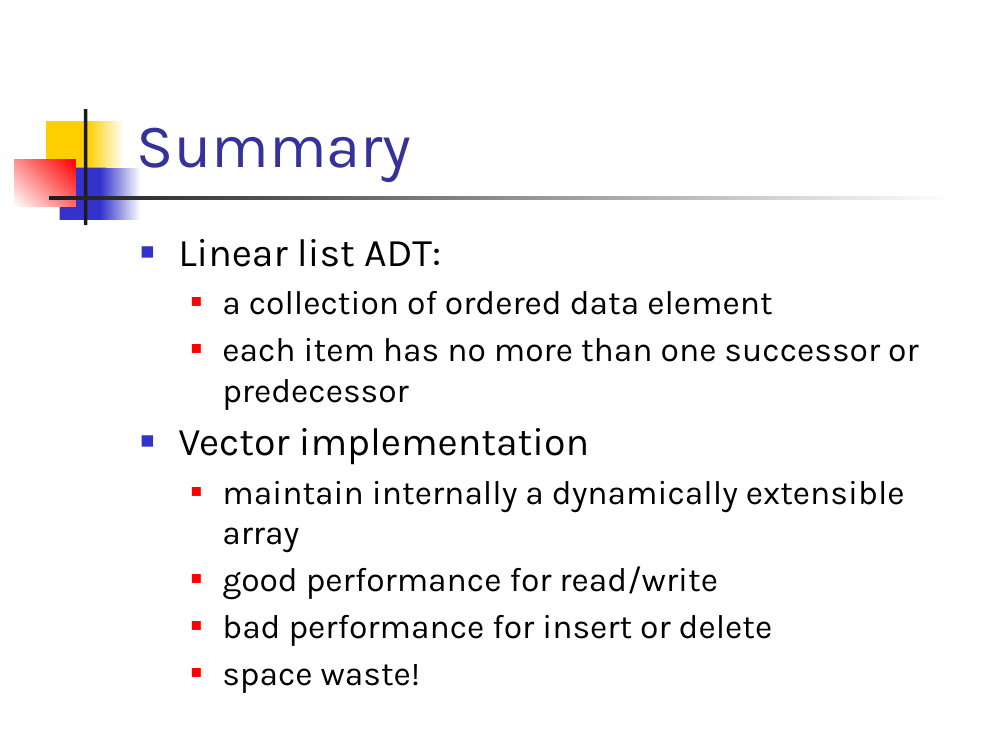
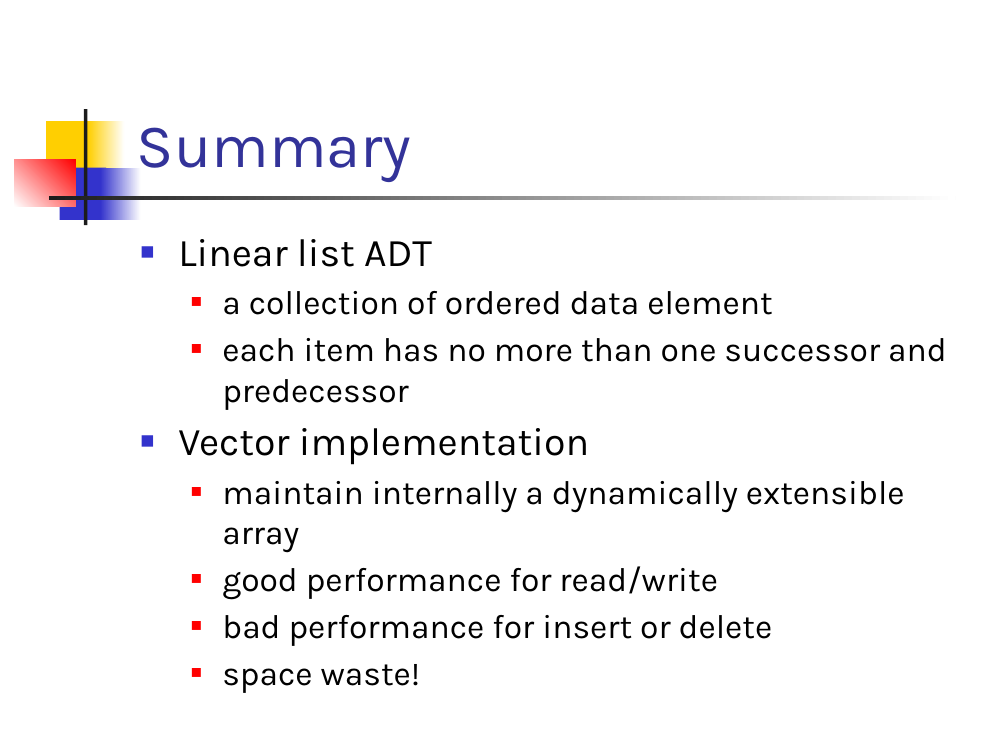
Before and after one commit to csslab-ustc/csslab-ustc.github.io, a slide deck: slide 35 of courses/sysprog/slides/lec11-vector.pptx (slide 34 before the commit). Drawn at 1008x756 pixels with LibreOffice and Linux fonts; fonts in the diff are those of the drawing. Boxes give left, top, right and bottom in pixels: in the first picture for what was removed or moved away, otherwise in the second. Text is boxed around its words. In the diff, an @@ line names an element or a change of style, - is before the commit and + after.

```diff
--- a/courses/sysprog/slides/lec11-vector.pptx
+++ b/courses/sysprog/slides/lec11-vector.pptx
@@ text at [178,239,432,267]: text changed @@
-■ Linear list ADT:
+■ Linear list ADT
@@ text at [222,338,947,410]: text changed @@
-  ■ each item has no more than one successor or predecessor
+  ■ each item has no more than one successor and predecessor
```
Also in this commit, not shown: 25 other slides changed, 1 slide added.
